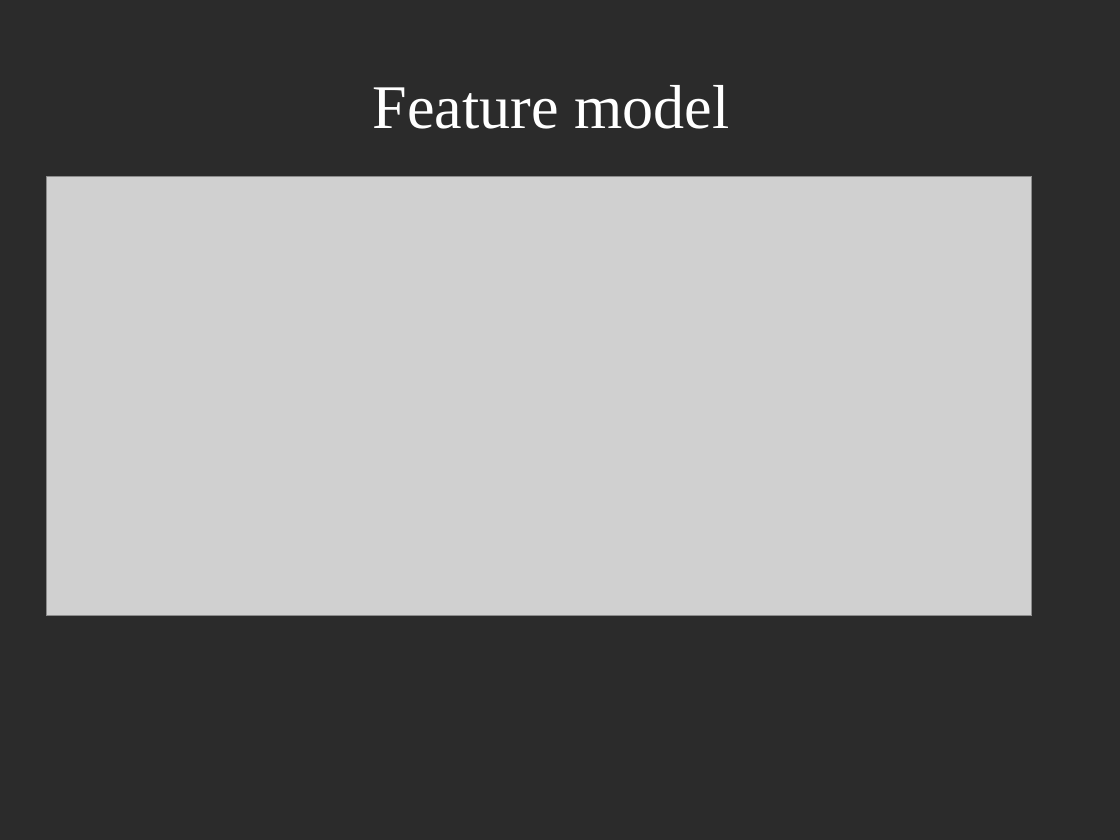
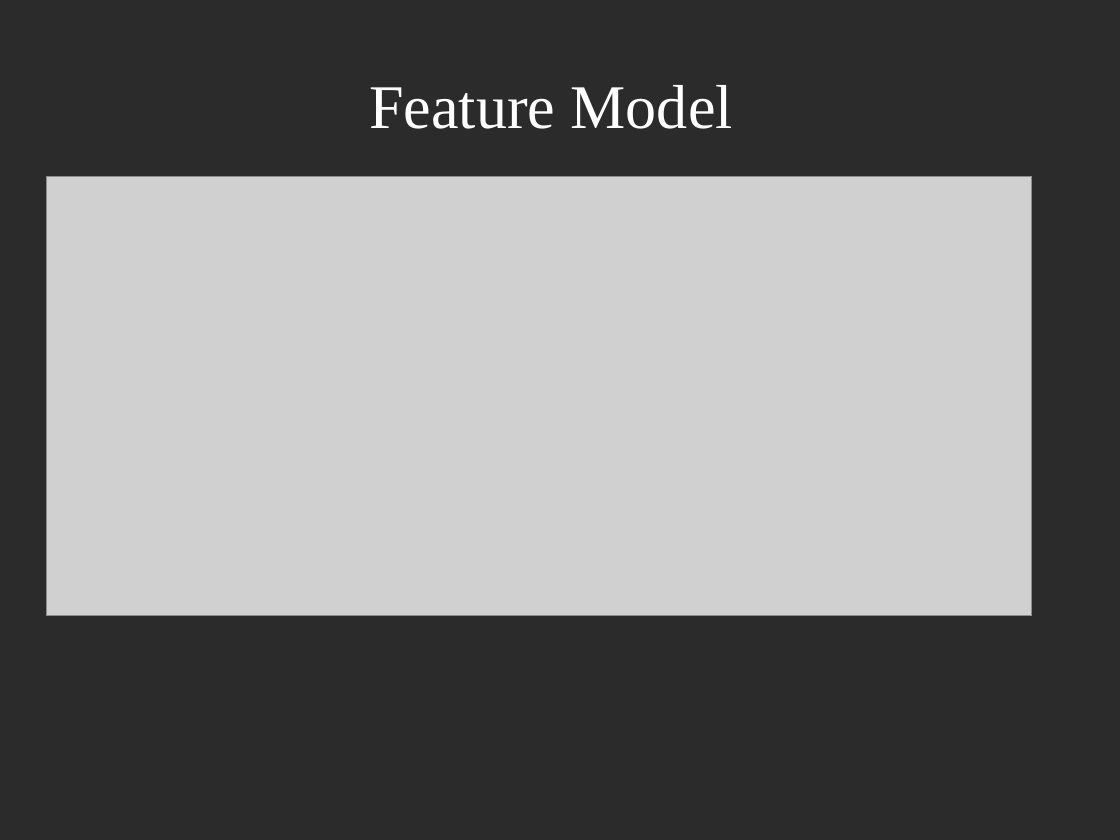
Before and after one commit to JeffersonAlmeida/101CompaniesSPL, a slide deck: slide 2 of tutorial.odp. Drawn at 1120x840 pixels with LibreOffice and Linux fonts; fonts in the diff are those of the drawing; grey boxes stand for pictures; background and template pictures are left out; a plain dark background stands for a picture behind light text. Boxes give left, top, right and bottom in pixels: in the first picture for what was removed or moved away, otherwise in the second. Text is boxed around its words. In the diff, an @@ line names an element or a change of style, - is before the commit and + after.

```diff
--- a/tutorial.odp
+++ b/tutorial.odp
@@ title at (x1=369, y1=85, x2=733, y2=129): text changed @@
-Feature model
+Feature Model
```
Also in this commit, not shown: 3 other slides changed, 9 other files.
